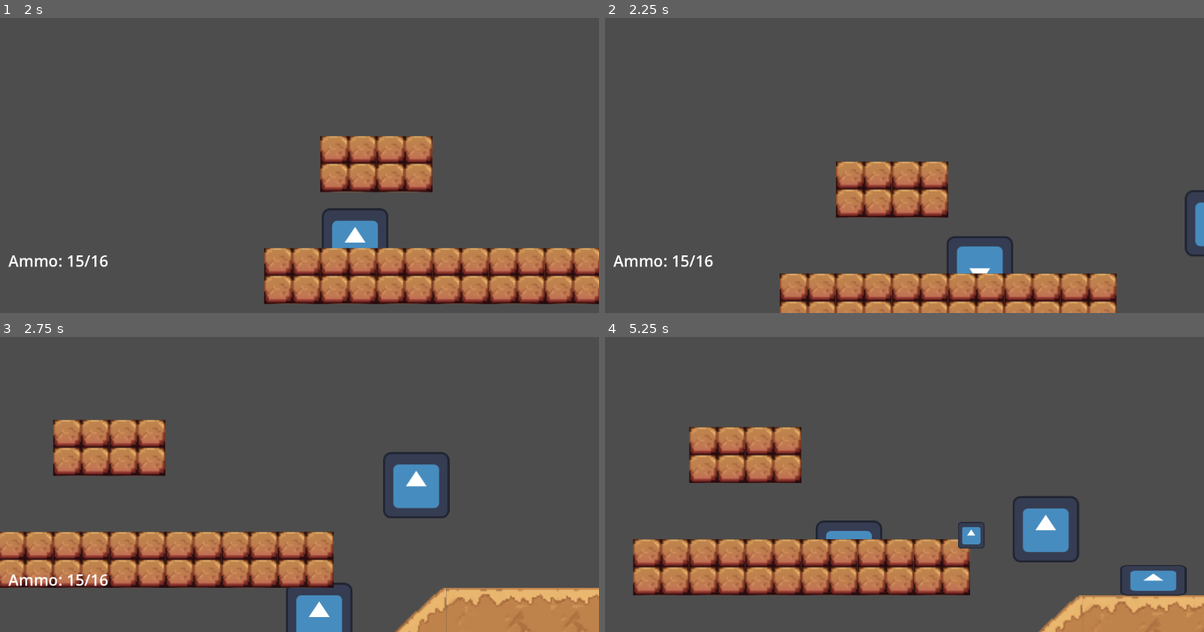
Above: before the commit, frames 1-4 (two rows, left to right).
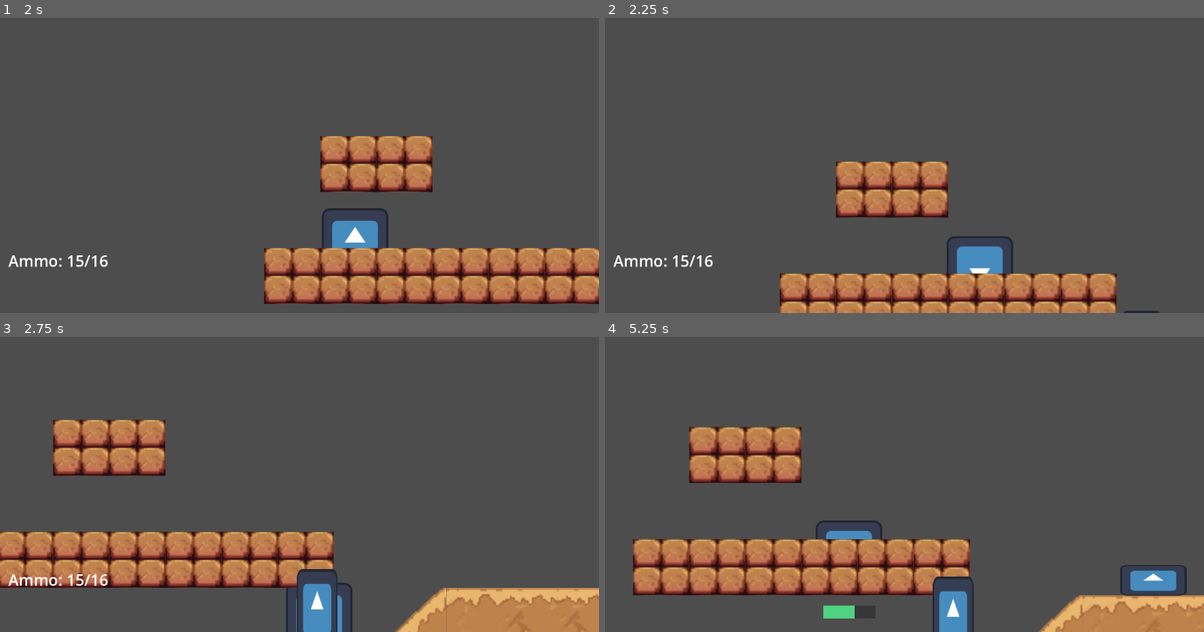
Above: after the commit, the same moments.

Repository: dzfrias/gladiator
Game: Godot game, scene res://scenes/playtest_scene.tscn
The game is run twice, just before and just after one commit, with the same random seed, the same clock (stepped at 60 frames per second) and the same inputs. This scene is started directly instead of the project's main scene. The engine's default icon, where the game draws it, is replaced by a stand-in: a white triangle on a blue panel in a dark square.
Inputs (mouse positions are in pixels of both pictures, inside the frame that each line leads up to):
- Up to frame 1 (2 s): move the mouse to (431, 127) at 0.52 s; hold S (crouch) 0.53-1.28 s; hold D (right) from 0.53 s (still down); tap Space (jump) at 0.77, 1.07, 1.52, 1.82 s; move the mouse to (179, 162) at 1.27 s; click (179, 162) at 1.35 s
- Up to frame 2 (2.25 s): move the mouse to (964, 71) at 2.02 s; release D (right) at 2.03 s; hold A (left) from 2.03 s (still down); hold E (roll) from 2.03 s (still down)
- Up to frame 3 (2.75 s): keep holding A (left); keep holding E (roll)
- Up to frame 4 (5.25 s): move the mouse to (874, 531) at 2.77 s; release A (left) at 2.78 s; release E (roll) at 2.78 s; hold D (right) 2.78-4.28 s; tap Q (toggle_weapon) at 2.85 s; tap Space (jump) at 3.02, 3.32, 3.77, 4.07, 4.52, 4.82 s; move the mouse to (1084, 514) at 3.52 s; hold S (crouch) 3.53-4.28 s; move the mouse to (724, 413) at 4.27 s; hold A (left) 4.28-5.03 s; click (724, 413) at 4.35 s; move the mouse to (934, 463) at 5.02 s; hold D (right) from 5.03 s (still down); hold E (roll) from 5.03 s (still down)

Frame 1 is identical in both runs. In frame 2, 0.4% of the frame differs, in the area x 86-100%, y 58-100%; in frame 3, 2.4%; in frame 4, 3.1%, in the area x 36-80%, y 53-100%.
Error in both runs: Invalid assignment of property or key 'position' with value of type 'Vector2' on a base object of type 'Nil'. (res://scripts/player/player.gd:67)

Commit message:
remove vulture and add ranged enemy with tracking to playtest

Diff:
--- a/scenes/playtest_scene.tscn
+++ b/scenes/playtest_scene.tscn
@@ -1,11 +1,10 @@
-[gd_scene load_steps=12 format=4 uid="uid://bnbskcv2wvq43"]
+[gd_scene load_steps=11 format=4 uid="uid://bnbskcv2wvq43"]
 
 [ext_resource type="Texture2D" uid="uid://3ot88no4hqp0" path="res://assets/Background first layer.jpeg" id="1_bl55t"]
 [ext_resource type="PackedScene" uid="uid://dv7ihnextsw4v" path="res://scenes/player.tscn" id="1_flae5"]
 [ext_resource type="Texture2D" uid="uid://c1b6xcoqgijcm" path="res://assets/new_tileset.png" id="2_wt64q"]
 [ext_resource type="Script" path="res://scripts/spawner.gd" id="4_k3it1"]
 [ext_resource type="PackedScene" uid="uid://bydm8vffd6nwt" path="res://scenes/wolf.tscn" id="5_mcqq3"]
-[ext_resource type="PackedScene" uid="uid://brhth4kuom7aw" path="res://scenes/vulture.tscn" id="6_cqa8h"]
 [ext_resource type="PackedScene" uid="uid://dktl7ywhwt15s" path="res://scenes/player_ui.tscn" id="7_igtfv"]
 [ext_resource type="PackedScene" uid="uid://b8sfq85fv1ul4" path="res://scenes/shooter.tscn" id="8_ouu5s"]
 
@@ -274,7 +273,7 @@
 [node name="Spawner" type="Node2D" parent="." node_paths=PackedStringArray("spawn_positions", "enemy_group")]
 script = ExtResource("4_k3it1")
 wolf_prefab = ExtResource("5_mcqq3")
-vulture_prefab = ExtResource("6_cqa8h")
+shooter_prefab = ExtResource("8_ouu5s")
 spawn_positions = [NodePath("Spawnpoint1"), NodePath("Spawnpoint2")]
 spawn_delay = 4.0
 enemy_group = NodePath("../EnemyGroup")
--- a/scripts/enemies/shooter.gd
+++ b/scripts/enemies/shooter.gd
@@ -30,6 +30,11 @@
 	$DetectionZone.body_exited.connect(_on_detection_zone_body_exited)
 	$Health.died.connect(_on_health_died)
 	$Health.damage_taken.connect(_on_health_damage_taken)
+
+func track(target: Node2D) -> void:
+	_tracking = target
+	if _state == State.IDLE:
+		_state = State.TRACKING
 
 func _physics_process(delta: float) -> void:
 	if not is_on_floor():
--- a/scripts/spawner.gd
+++ b/scripts/spawner.gd
@@ -1,7 +1,7 @@
 extends Node2D
 
 @export var wolf_prefab: PackedScene
-@export var vulture_prefab: PackedScene
+@export var shooter_prefab: PackedScene
 @export var spawn_positions: Array[Node2D]
 @export var spawn_delay: float = 10
 @export var enemy_group: Node2D
@@ -17,7 +17,7 @@
 
 func _spawn_enemies() -> void:
 	_spawn(wolf_prefab)
-	_spawn(vulture_prefab)
+	_spawn(shooter_prefab)
 
 func _spawn(enemy: PackedScene) -> void:
 	var instance := enemy.instantiate()
